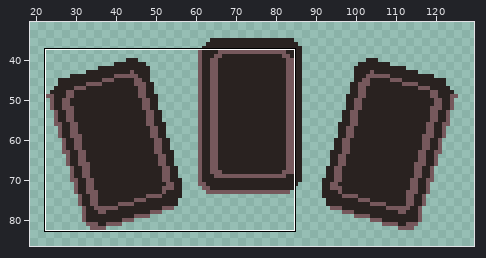
File history of a sprite sheet, src/assets/textures/cards/Shuffle Cards.png. The picture above shows the old version from afar; the outline marks the close-up.
Close-up. Before:
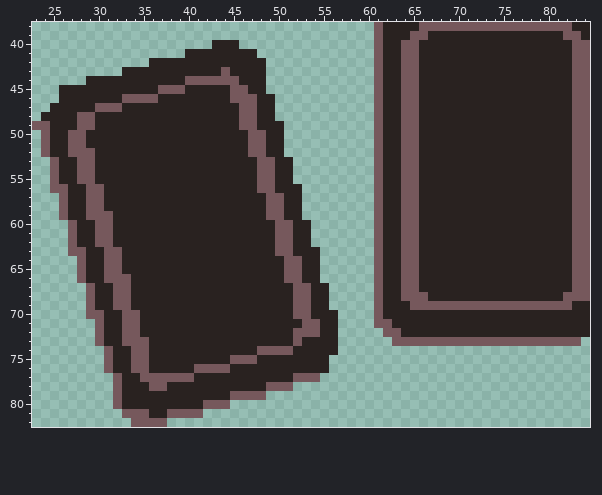
The file is 150x200 pixels. Shown: x 23..84, y 38..82. The wide view leaves out empty margins. The commit also changed other parts of the picture, which this record leaves out.
The result:
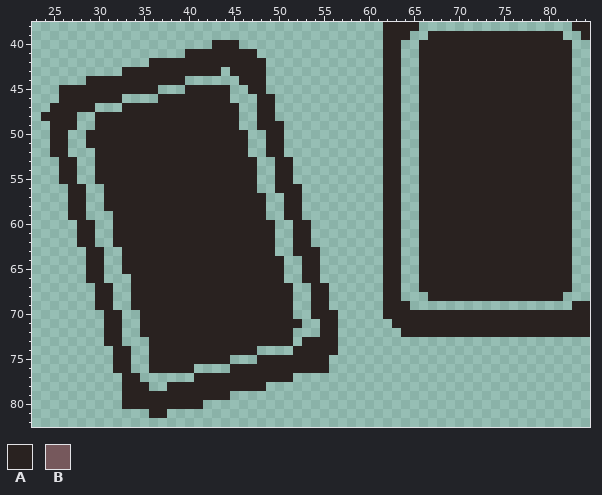
Palette (. is transparent): A #292220  B #76585c
The edit:
@@ x 23..84 @@
-38 ......................................BAAAABBBBBBBBBBBBBBBBBAA
-39 ......................................BAAABBAAAAAAAAAAAAAAABBA
-40 ....................AAA...............BAABBAAAAAAAAAAAAAAAAABB
-41 .................AAAAAAAA.............BAABBAAAAAAAAAAAAAAAAABB
-42 .............AAAAAAAAAAAAA............BAABBAAAAAAAAAAAAAAAAABB
-43 ..........AAAAAAAAAAABAAAA............BAABBAAAAAAAAAAAAAAAAABB
-44 ......AAAAAAAAAAABBBBBBAAA............BAABBAAAAAAAAAAAAAAAAABB
-45 ...AAAAAAAAAAABBBAAAAABBAA............BAABBAAAAAAAAAAAAAAAAABB
-46 ...AAAAAAABBBBAAAAAAAABBBAA...........BAABBAAAAAAAAAAAAAAAAABB
-47 ..AAAAABBBAAAAAAAAAAAAABBAA...........BAABBAAAAAAAAAAAAAAAAABB
-48 .AAAABBAAAAAAAAAAAAAAAABBAA...........BAABBAAAAAAAAAAAAAAAAABB
-49 BBAAABBAAAAAAAAAAAAAAAABBAAA..........BAABBAAAAAAAAAAAAAAAAABB
-50 .BAABBAAAAAAAAAAAAAAAAAABBAA..........BAABBAAAAAAAAAAAAAAAAABB
-51 .BAABBAAAAAAAAAAAAAAAAAABBAA..........BAABBAAAAAAAAAAAAAAAAABB
-52 .BAABBBAAAAAAAAAAAAAAAAABBAA..........BAABBAAAAAAAAAAAAAAAAABB
-53 ..BAABBAAAAAAAAAAAAAAAAAABBAA.........BAABBAAAAAAAAAAAAAAAAABB
-54 ..BAABBAAAAAAAAAAAAAAAAAABBAA.........BAABBAAAAAAAAAAAAAAAAABB
-55 ..BAABBAAAAAAAAAAAAAAAAAABBAA.........BAABBAAAAAAAAAAAAAAAAABB
-56 ..BBAABBAAAAAAAAAAAAAAAAABBAAA........BAABBAAAAAAAAAAAAAAAAABB
-57 ...BAABBAAAAAAAAAAAAAAAAAABBAA........BAABBAAAAAAAAAAAAAAAAABB
-58 ...BAABBAAAAAAAAAAAAAAAAAABBAA........BAABBAAAAAAAAAAAAAAAAABB
-59 ...BAABBBAAAAAAAAAAAAAAAAABBAA........BAABBAAAAAAAAAAAAAAAAABB
-60 ....BAABBAAAAAAAAAAAAAAAAAABBAA.......BAABBAAAAAAAAAAAAAAAAABB
-61 ....BAABBAAAAAAAAAAAAAAAAAABBAA.......BAABBAAAAAAAAAAAAAAAAABB
-62 ....BAABBAAAAAAAAAAAAAAAAAABBAA.......BAABBAAAAAAAAAAAAAAAAABB
-63 ....BBAABBAAAAAAAAAAAAAAAAABBAAA......BAABBAAAAAAAAAAAAAAAAABB
-64 .....BAABBAAAAAAAAAAAAAAAAAABBAA......BAABBAAAAAAAAAAAAAAAAABB
-65 .....BAABBAAAAAAAAAAAAAAAAAABBAA......BAABBAAAAAAAAAAAAAAAAABB
-66 .....BAABBBAAAAAAAAAAAAAAAAABBAA......BAABBAAAAAAAAAAAAAAAAABB
-67 ......BAABBAAAAAAAAAAAAAAAAAABBAA.....BAABBAAAAAAAAAAAAAAAAABB
-68 ......BAABBAAAAAAAAAAAAAAAAAABBAA.....BAABBBAAAAAAAAAAAAAAABBB
-69 ......BAABBAAAAAAAAAAAAAAAAAABBAA.....BAAABBBBBBBBBBBBBBBBBBAA
-70 ......BBAABBAAAAAAAAAAAAAAAAABBAAA....BAAAAAAAAAAAAAAAAAAAAAAA
-71 .......BAABBAAAAAAAAAAAAAAAAAABBAA....BBAAAAAAAAAAAAAAAAAAAAAA
-72 .......BAABBAAAAAAAAAAAAAAAAABBBAA.....BBAAAAAAAAAAAAAAAAAAAAA
-73 .......BAABBBAAAAAAAAAAAAAAAABAAAA......BBBBBBBBBBBBBBBBBBBBB.
-74 ........BAABBAAAAAAAAAAAABBBBAAAAA............................
-75 ........BAABBAAAAAAAAABBBAAAAAAAA.............................
-76 ........BAABBAAAAABBBBAAAAAAAAAAA.............................
-77 .........BAABBBBBBAAAAAAAAAAABBB..............................
-78 .........BAAABBAAAAAAAAAAABBB.................................
-79 .........BAAAAAAAAAAAABBBB....................................
-80 .........BAAAAAAAAABBB........................................
-81 ..........BBBAABBBB...........................................
-82 ...........BBBB...............................................
+38 .......................................AAAA.................AA
+39 .......................................AAA..AAAAAAAAAAAAAAA..A
+40 ....................AAA................AA..AAAAAAAAAAAAAAAAA..
+41 .................AAAAAAAA..............AA..AAAAAAAAAAAAAAAAA..
+42 .............AAAAAAAAAAAAA.............AA..AAAAAAAAAAAAAAAAA..
+43 ..........AAAAAAAAAAA.AAAA.............AA..AAAAAAAAAAAAAAAAA..
+44 ......AAAAAAAAAAA......AAA.............AA..AAAAAAAAAAAAAAAAA..
+45 ...AAAAAAAAAAA...AAAAA..AA.............AA..AAAAAAAAAAAAAAAAA..
+46 ...AAAAAAA....AAAAAAAA...AA............AA..AAAAAAAAAAAAAAAAA..
+47 ..AAAAA...AAAAAAAAAAAAA..AA............AA..AAAAAAAAAAAAAAAAA..
+48 .AAAA..AAAAAAAAAAAAAAAA..AA............AA..AAAAAAAAAAAAAAAAA..
+49 ..AAA..AAAAAAAAAAAAAAAA..AAA...........AA..AAAAAAAAAAAAAAAAA..
+50 ..AA..AAAAAAAAAAAAAAAAAA..AA...........AA..AAAAAAAAAAAAAAAAA..
+51 ..AA..AAAAAAAAAAAAAAAAAA..AA...........AA..AAAAAAAAAAAAAAAAA..
+52 ..AA...AAAAAAAAAAAAAAAAA..AA...........AA..AAAAAAAAAAAAAAAAA..
+53 ...AA..AAAAAAAAAAAAAAAAAA..AA..........AA..AAAAAAAAAAAAAAAAA..
+54 ...AA..AAAAAAAAAAAAAAAAAA..AA..........AA..AAAAAAAAAAAAAAAAA..
+55 ...AA..AAAAAAAAAAAAAAAAAA..AA..........AA..AAAAAAAAAAAAAAAAA..
+56 ....AA..AAAAAAAAAAAAAAAAA..AAA.........AA..AAAAAAAAAAAAAAAAA..
+57 ....AA..AAAAAAAAAAAAAAAAAA..AA.........AA..AAAAAAAAAAAAAAAAA..
+58 ....AA..AAAAAAAAAAAAAAAAAA..AA.........AA..AAAAAAAAAAAAAAAAA..
+59 ....AA...AAAAAAAAAAAAAAAAA..AA.........AA..AAAAAAAAAAAAAAAAA..
+60 .....AA..AAAAAAAAAAAAAAAAAA..AA........AA..AAAAAAAAAAAAAAAAA..
+61 .....AA..AAAAAAAAAAAAAAAAAA..AA........AA..AAAAAAAAAAAAAAAAA..
+62 .....AA..AAAAAAAAAAAAAAAAAA..AA........AA..AAAAAAAAAAAAAAAAA..
+63 ......AA..AAAAAAAAAAAAAAAAA..AAA.......AA..AAAAAAAAAAAAAAAAA..
+64 ......AA..AAAAAAAAAAAAAAAAAA..AA.......AA..AAAAAAAAAAAAAAAAA..
+65 ......AA..AAAAAAAAAAAAAAAAAA..AA.......AA..AAAAAAAAAAAAAAAAA..
+66 ......AA...AAAAAAAAAAAAAAAAA..AA.......AA..AAAAAAAAAAAAAAAAA..
+67 .......AA..AAAAAAAAAAAAAAAAAA..AA......AA..AAAAAAAAAAAAAAAAA..
+68 .......AA..AAAAAAAAAAAAAAAAAA..AA......AA...AAAAAAAAAAAAAAA...
+69 .......AA..AAAAAAAAAAAAAAAAAA..AA......AAA..................AA
+70 ........AA..AAAAAAAAAAAAAAAAA..AAA.....AAAAAAAAAAAAAAAAAAAAAAA
+71 ........AA..AAAAAAAAAAAAAAAAAA..AA......AAAAAAAAAAAAAAAAAAAAAA
+72 ........AA..AAAAAAAAAAAAAAAAA...AA.......AAAAAAAAAAAAAAAAAAAAA
+73 ........AA...AAAAAAAAAAAAAAAA.AAAA............................
+74 .........AA..AAAAAAAAAAAA....AAAAA............................
+75 .........AA..AAAAAAAAA...AAAAAAAA.............................
+76 .........AA..AAAAA....AAAAAAAAAAA.............................
+77 ..........AA......AAAAAAAAAAA.................................
+78 ..........AAA..AAAAAAAAAAA....................................
+79 ..........AAAAAAAAAAAA........................................
+80 ..........AAAAAAAAA...........................................
+81 .............AA...............................................
+82 ..............................................................
Boxes around the changes in both close-ups, in picture pixels (x1, y1, x2, y2):
erased: (374, 22, 590, 346)
erased: (32, 67, 320, 427)
